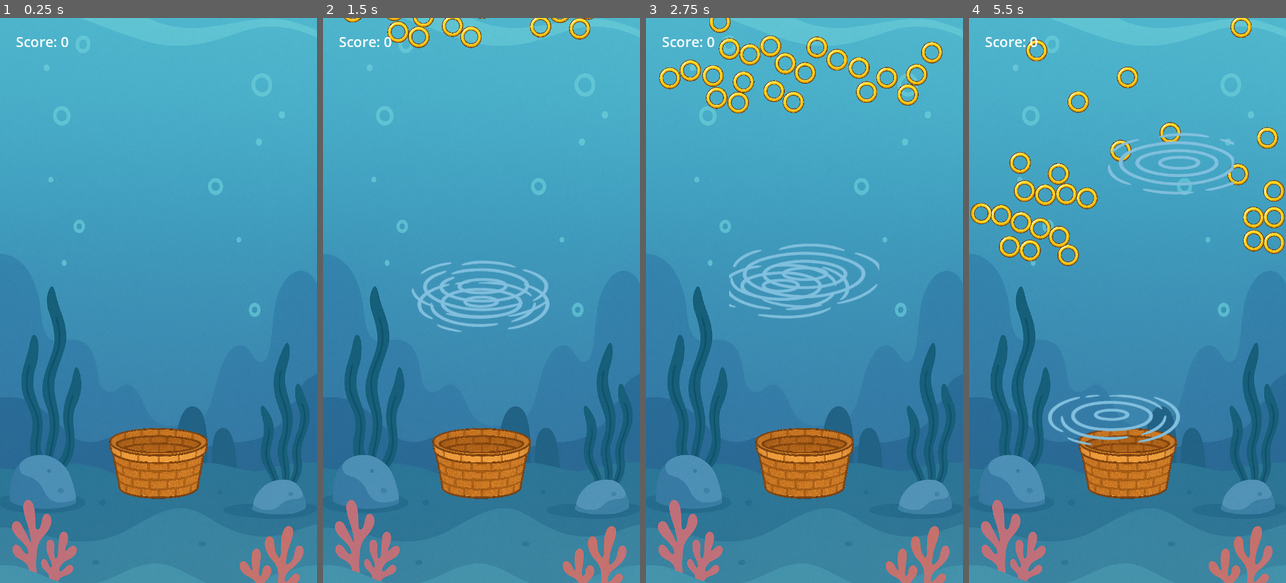
Above: before the commit, frames 1-4 (left to right).
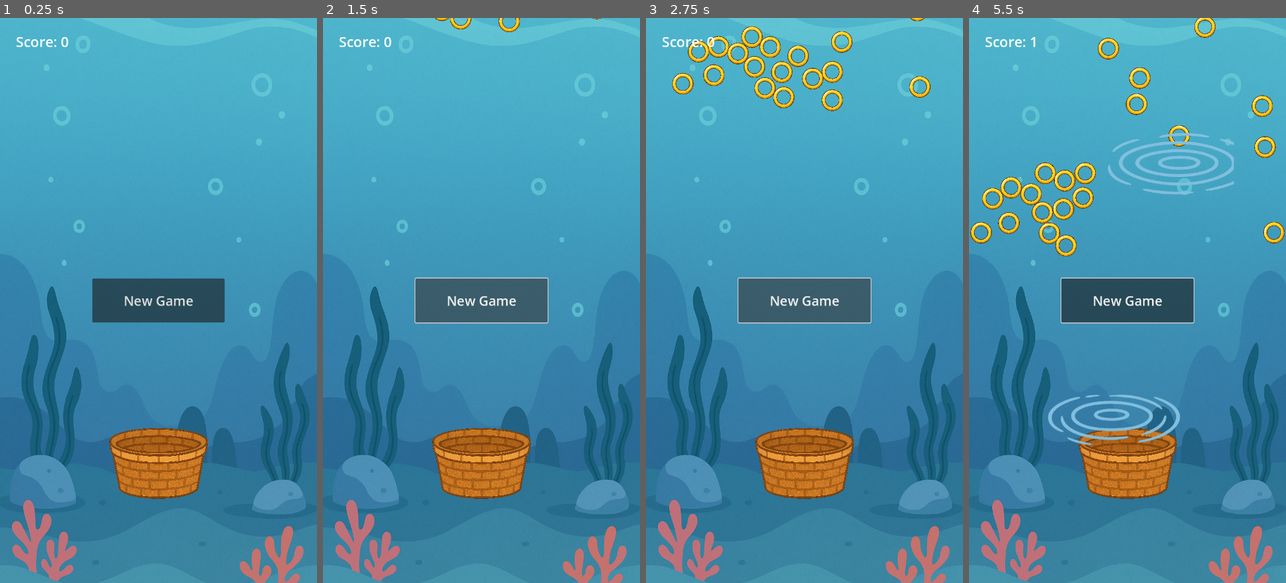
Above: after the commit, the same moments.

Repository: ericso/aqua-launch
Game: Godot game, scene res://main/main.tscn
Two runs of this game, one before a commit and one after it. Both use one fixed random seed, a clock stepped at 60 frames per second and the inputs below. Before the commit the project starts from res://main.tscn.
Inputs (mouse positions are in pixels of both pictures, inside the frame that each line leads up to):
- Up to frame 1 (0.25 s): no input
- Up to frame 2 (1.5 s): click (481, 300) at 0.5 s, where only the run after the commit has a clickable "New Game"; click (481, 300) at 1.25 s, where only the run after the commit has a clickable "New Game"
- Up to frame 3 (2.75 s): click (804, 300) at 2 s, where only the run after the commit has a clickable "New Game"
- Up to frame 4 (5.5 s): move the mouse to (1197, 272) at 2.77 s; click (1197, 272) at 2.92 s; move the mouse to (1064, 328) at 3.52 s; click (1064, 328) at 3.67 s; move the mouse to (1159, 176) at 4.27 s; click (1159, 176) at 4.42 s; move the mouse to (1111, 413) at 5.02 s; click (1111, 413) at 5.17 s

The runs differ from the first frame. In frame 1, 3.2% of the frame differs, in the area x 29-71%, y 46-54%; in frame 2, 5.0%; in frame 3, 9.0%; in frame 4, 9.2%, in the area x 0-100%, y 0-55%.

Commit message:
refactor: move stuff into folders, add game start button and state

Diff:
--- a/basket.tscn
+++ b/basket/basket.tscn
@@ -1,7 +1,7 @@
 [gd_scene load_steps=4 format=3 uid="uid://dkrhg1qvmr68d"]
 
-[ext_resource type="Script" uid="uid://bexbk8vr8miiv" path="res://basket.gd" id="1_7qm31"]
-[ext_resource type="Texture2D" uid="uid://bwtvfgyhk06vq" path="res://basket.png" id="2_e01at"]
+[ext_resource type="Script" uid="uid://bexbk8vr8miiv" path="res://basket/basket.gd" id="1_7qm31"]
+[ext_resource type="Texture2D" uid="uid://bwtvfgyhk06vq" path="res://basket/basket.png" id="2_e01at"]
 
 [sub_resource type="RectangleShape2D" id="RectangleShape2D_e01at"]
 size = Vector2(729, 473)
--- a/main.gd
+++ /dev/null
@@ -1,74 +0,0 @@
-extends Node2D
-
-@onready var ring_scene = preload("res://ring.tscn")
-@onready var ripple_scene = preload("res://ripple.tscn")
-
-var spawn_timer := 0.0
-
-# spawn rate of rings is dependent on the number of rings on screen
-# more rings on screen increases the spawn interval
-@export var spawn_interval := 0.05 # default spawn rate in seconds
-@export var base_interval := 0.05
-@export var interval_per_ring := 0.1
-@export var max_interval := 0.5
-
-@export var nudge_force = 50000
-var min_nudge_force = 100
-var max_nudge_force = nudge_force / 3
-
-func _ready():
-	var basket = preload("res://basket.tscn").instantiate()
-	basket.position = get_viewport_rect().size / 2 + Vector2(0, 350)
-	basket.basket_scale = 0.3
-	basket.connect("ring_collected", Callable(self, "_on_ring_collected"))
-	add_child(basket)
-
-func _process(delta: float) -> void:
-	spawn_timer += delta
-
-	var visible_ring_count = get_visible_ring_count()
-	spawn_interval = clamp(base_interval + (visible_ring_count * interval_per_ring), base_interval, max_interval)
-
-	if spawn_timer >= spawn_interval:
-		spawn_timer = 0
-		spawn_ring()
-
-func get_visible_ring_count() -> int:
-	var count := 0
-	var viewport_rect := get_viewport().get_visible_rect()
-
-	for ring in get_tree().get_nodes_in_group("rings"):
-		if ring is Node2D and viewport_rect.has_point(ring.global_position):
-			count += 1
-	return count
-
-func spawn_ring():
-	var ring = ring_scene.instantiate()
-	var x_pos = randf_range(50, 670) # Avoid edges of 720px wide screen
-	ring.position = Vector2(x_pos, -100)
-	ring.ring_scale = 0.08
-	add_child(ring)
-
-func _unhandled_input(event: InputEvent) -> void:
-	if event is InputEventScreenTouch and event.pressed:
-		apply_wave_impulse(event.position)
-
-func apply_wave_impulse(tap_pos: Vector2) -> void:
-	var ripple = ripple_scene.instantiate()
-	ripple.global_position = tap_pos
-	add_child(ripple)
-
-	# TODO remove after testing
-	print("Tap at: ", tap_pos)
-	for ring in get_tree().get_nodes_in_group("rings"):
-		if ring is RigidBody2D:
-			var dir = ring.global_position - tap_pos
-			var distance = dir.length()
-			if distance == 0:
-				continue
-			var force = clamp(nudge_force / distance, min_nudge_force, max_nudge_force)  # Inverse falloff
-			ring.apply_impulse(dir.normalized() * force)
-
-func _on_ring_collected() -> void:
-	ScoreManager.add_score(1)
-	$UI/Score.text = "Score: %d" % ScoreManager.get_score()
--- /dev/null
+++ b/main/main.gd
@@ -0,0 +1,63 @@
+extends Node2D
+
+@onready var ripple_scene = preload("res://ripple/ripple.tscn")
+
+@export var nudge_force = 50000
+var min_nudge_force = 100
+var max_nudge_force = nudge_force / 3
+
+func _ready():
+	$UI/NewGameButton.pressed.connect(_on_new_game_pressed)
+
+	var basket = preload("res://basket/basket.tscn").instantiate()
+	basket.position = get_viewport_rect().size / 2 + Vector2(0, 350)
+	basket.basket_scale = 0.3
+	basket.connect("ring_collected", Callable(self, "_on_ring_collected"))
+	add_child(basket)
+
+func _unhandled_input(event: InputEvent) -> void:
+	if event is InputEventScreenTouch and event.pressed:
+		apply_wave_impulse(event.position)
+
+func apply_wave_impulse(tap_pos: Vector2) -> void:
+	var ripple = ripple_scene.instantiate()
+	ripple.global_position = tap_pos
+	add_child(ripple)
+
+	# TODO remove after testing
+	print("Tap at: ", tap_pos)
+	for ring in get_tree().get_nodes_in_group("rings"):
+		if ring is RigidBody2D:
+			var dir = ring.global_position - tap_pos
+			var distance = dir.length()
+			if distance == 0:
+				continue
+			var force = clamp(nudge_force / distance, min_nudge_force, max_nudge_force)  # Inverse falloff
+			ring.apply_impulse(dir.normalized() * force)
+
+func _on_ring_collected() -> void:
+	ScoreManager.add_score(1)
+	$UI/Score.text = "Score: %d" % ScoreManager.get_score()
+
+var game_active := false
+
+func _on_new_game_pressed():
+	game_active = true
+	ScoreManager.reset_score()
+	#clear_all_rings()
+	$RingSpawner.ring_spawn_timer = 0
+
+func end_game():
+	game_active = false
+
+func is_game_active() -> bool:
+	return game_active
+
+#func reset_game():
+	## Remove all existing rings
+	#for ring in get_tree().get_nodes_in_group("rings"):
+		#ring.queue_free()
+#
+	## Reset timer, spawn system, player state, etc.
+	#ScoreManager.reset_score()
+	#$UI/ScoreLabel.text = "Score: 0"
--- a/main.tscn
+++ b/main/main.tscn
@@ -1,7 +1,8 @@
-[gd_scene load_steps=6 format=3 uid="uid://bya2v3tqhkihn"]
+[gd_scene load_steps=7 format=3 uid="uid://bya2v3tqhkihn"]
 
-[ext_resource type="Script" uid="uid://d31mucsnqfk84" path="res://main.gd" id="1_0xm2m"]
-[ext_resource type="Texture2D" uid="uid://bglokeey7o5vi" path="res://underwater-background.png" id="1_ig7tw"]
+[ext_resource type="Script" uid="uid://d31mucsnqfk84" path="res://main/main.gd" id="1_0xm2m"]
+[ext_resource type="Texture2D" uid="uid://bglokeey7o5vi" path="res://main/underwater-background.png" id="1_ig7tw"]
+[ext_resource type="Script" uid="uid://dghnoksxjh8y8" path="res://main/ring_spawner.gd" id="3_xwkvk"]
 
 [sub_resource type="RectangleShape2D" id="RectangleShape2D_0xm2m"]
 size = Vector2(8, 2000)
@@ -44,5 +45,16 @@
 text = "Score: 0"
 label_settings = SubResource("LabelSettings_0xm2m")
 
+[node name="NewGameButton" type="Button" parent="UI"]
+offset_left = 210.0
+offset_top = 590.0
+offset_right = 510.0
+offset_bottom = 690.0
+theme_override_font_sizes/font_size = 30
+text = "New Game"
+
 [node name="Camera2D" type="Camera2D" parent="."]
 offset = Vector2(360, 640)
+
+[node name="RingSpawner" type="Node2D" parent="."]
+script = ExtResource("3_xwkvk")
--- /dev/null
+++ b/main/ring_spawner.gd
@@ -0,0 +1,46 @@
+extends Node2D
+
+@onready var ring_scene = preload("res://ring/ring.tscn")
+
+var ring_spawn_timer := 0.0
+
+# spawn rate of rings is dependent on the number of rings on screen
+# more rings on screen increases the spawn interval
+@export var ring_spawn_interval := 0.05 # default spawn rate in seconds
+@export var base_interval := 0.05
+@export var interval_per_ring := 0.1
+@export var max_interval := 0.5
+
+func _process(delta: float) -> void:
+	# Ring spawning should happen only when told to by the game manager
+	if not is_inside_tree() or not is_spawning():
+		return
+
+	ring_spawn_timer += delta
+
+	var visible_ring_count = get_visible_ring_count()
+	ring_spawn_interval = clamp(base_interval + (visible_ring_count * interval_per_ring), base_interval, max_interval)
+
+	if ring_spawn_timer >= ring_spawn_interval:
+		ring_spawn_timer = 0
+		spawn_ring()
+
+func get_visible_ring_count() -> int:
+	var count := 0
+	var viewport_rect := get_viewport().get_visible_rect()
+
+	for ring in get_tree().get_nodes_in_group("rings"):
+		if ring is Node2D and viewport_rect.has_point(ring.global_position):
+			count += 1
+	return count
+
+func spawn_ring():
+	var ring = ring_scene.instantiate()
+	var x_pos = randf_range(50, 670) # Avoid edges of 720px wide screen
+	ring.position = Vector2(x_pos, -100)
+	ring.ring_scale = 0.08
+	add_child(ring)
+
+# This is now *delegated* to the GameManager or Main.gd
+func is_spawning() -> bool:
+	return get_parent().has_method("is_game_active") and get_parent().is_game_active()
--- a/project.godot
+++ b/project.godot
@@ -11,13 +11,13 @@
 [application]
 
 config/name="Aqua Launch"
-run/main_scene="res://main.tscn"
+run/main_scene="res://main/main.tscn"
 config/features=PackedStringArray("4.4", "Mobile")
 config/icon="res://icon.svg"
 
 [autoload]
 
-ScoreManager="*res://ScoreManager.gd"
+ScoreManager="*res://main/ScoreManager.gd"
 
 [display]
 
--- a/ring.gd
+++ b/ring/ring.gd
@@ -3,6 +3,8 @@
 @export var floating_damp := 4 # damping to simulate water resistance
 
 @export var ring_scale: float = 1.0
+
+var spawn_timer := 0.0
 
 func _process(delta) -> void:
 	if position.y > 1400:
--- a/ring.tscn
+++ b/ring/ring.tscn
@@ -1,7 +1,7 @@
 [gd_scene load_steps=4 format=3 uid="uid://c5gk1dbw6h2fy"]
 
-[ext_resource type="Script" uid="uid://bl3odr2554q7f" path="res://ring.gd" id="1_ln3uk"]
-[ext_resource type="Texture2D" uid="uid://djjdenah31cs" path="res://ring.png" id="2_jiui3"]
+[ext_resource type="Script" uid="uid://bl3odr2554q7f" path="res://ring/ring.gd" id="1_ln3uk"]
+[ext_resource type="Texture2D" uid="uid://djjdenah31cs" path="res://ring/ring.png" id="2_jiui3"]
 
 [sub_resource type="CircleShape2D" id="CircleShape2D_jiui3"]
 radius = 292.32
--- a/ripple.tscn
+++ b/ripple/ripple.tscn
@@ -1,7 +1,7 @@
 [gd_scene load_steps=13 format=3 uid="uid://c5kcupxvre0w6"]
 
-[ext_resource type="Script" uid="uid://dk05kjtjmeqw0" path="res://ripple.gd" id="1_b3hhm"]
-[ext_resource type="Texture2D" uid="uid://bm1owdy1vs202" path="res://ripple.png" id="2_lfj1i"]
+[ext_resource type="Script" uid="uid://dk05kjtjmeqw0" path="res://ripple/ripple.gd" id="1_b3hhm"]
+[ext_resource type="Texture2D" uid="uid://bm1owdy1vs202" path="res://ripple/ripple.png" id="2_lfj1i"]
 
 [sub_resource type="AtlasTexture" id="AtlasTexture_0iq33"]
 atlas = ExtResource("2_lfj1i")
Renamed: basket.gd -> basket/basket.gd
Renamed: basket.gd.uid -> basket/basket.gd.uid
Renamed: basket.png -> basket/basket.png
Not shown, changed: basket/basket.png.import
Renamed: ScoreManager.gd -> main/ScoreManager.gd
Renamed: ScoreManager.gd.uid -> main/ScoreManager.gd.uid
Renamed: main.gd.uid -> main/main.gd.uid
Not shown, added: main/ring_spawner.gd.uid
Renamed: underwater-background.png -> main/underwater-background.png
Not shown, changed: main/underwater-background.png.import
Renamed: ring.gd.uid -> ring/ring.gd.uid
Renamed: ring.png -> ring/ring.png
(and 5 more such lines)
